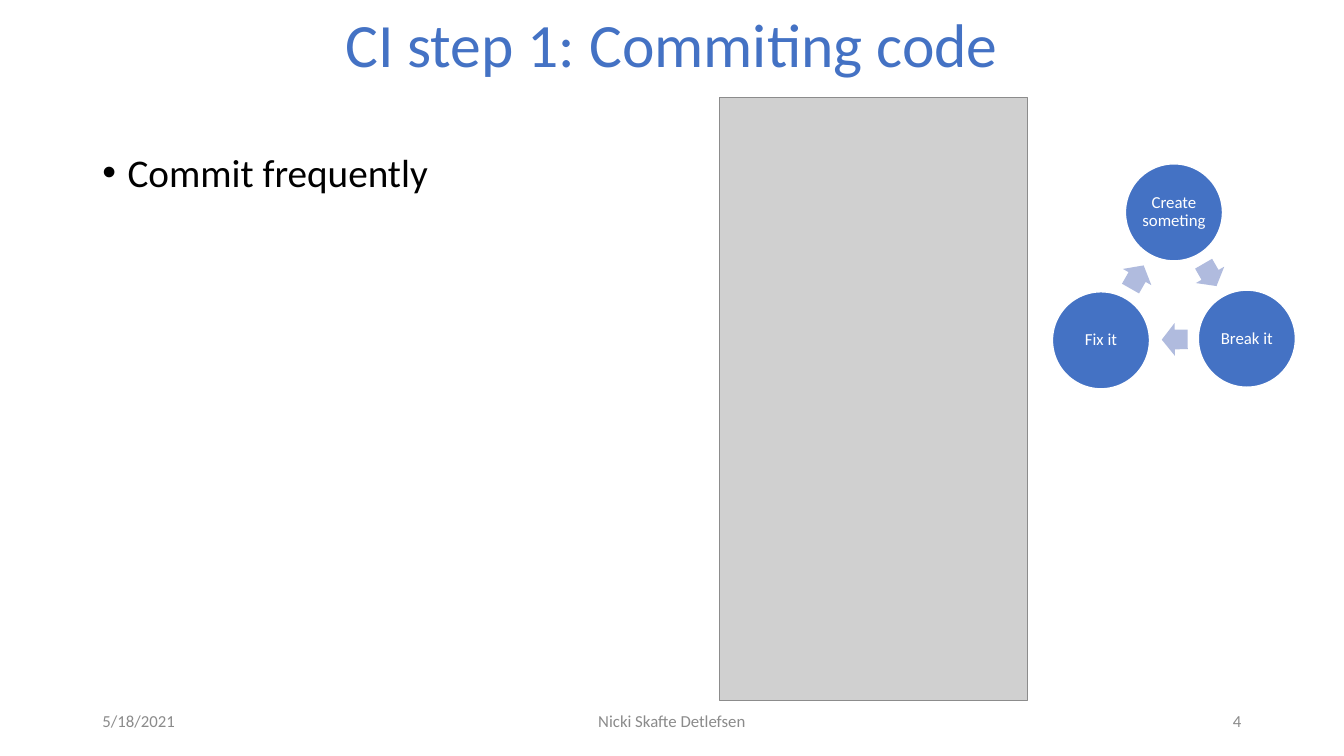
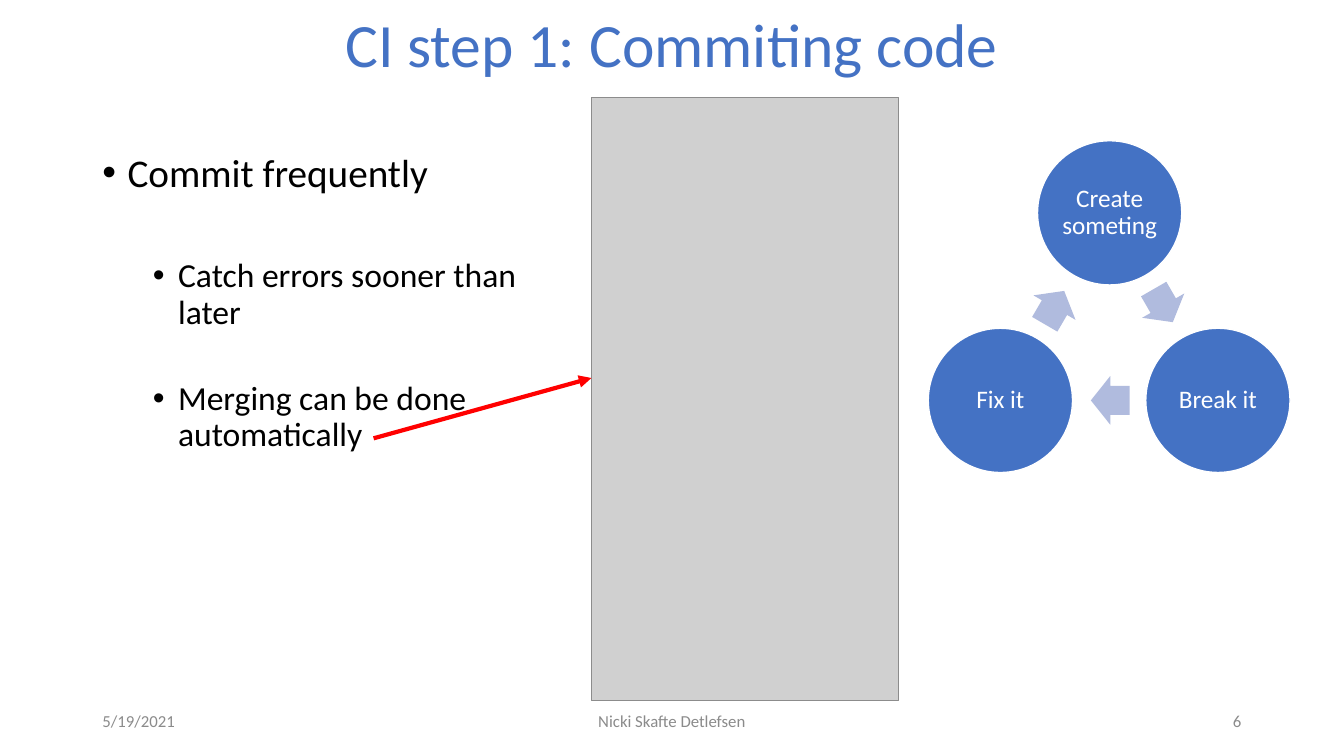
Before and after one commit to DeepEasterbunny/dtu_mlops, a slide deck: slide 6 of 04_continues_integration/ci.pptx (slide 4 before the commit). Drawn at 1344x756 pixels with LibreOffice and Linux fonts; fonts in the diff are those of the drawing; grey boxes stand for pictures; background and template pictures are left out. Boxes give left, top, right and bottom in pixels: in the first picture for what was removed or moved away, otherwise in the second. Text is boxed around its words. In the diff, an @@ line names an element or a change of style, - is before the commit and + after.

```diff
--- a/04_continues_integration/ci.pptx
+++ b/04_continues_integration/ci.pptx
@@ picture: place and size @@
-picture at <box>720,97,1027,701</box>
+picture at <box>592,97,899,701</box>
@@ ellipse: place and size @@
-ellipse at <box>1126,164,1223,261</box>
+ellipse at <box>1037,141,1182,285</box>
@@ text "Create someting": place and size @@
-text "Create someting" at <box>1142,197,1205,229</box>
+text "Create someting" at <box>1062,190,1157,239</box>
@@ text at <box>178,263,516,452</box>: paragraphs added @@
+  • Catch errors sooner than later
+  • Merging can be done automatically
@@ right arrow at <box>1024,279,1085,336</box>: rotation 60 to 300 degrees @@
@@ right arrow at <box>1133,277,1194,334</box>: rotation 299 to 60 degrees @@
@@ ellipse: place and size @@
-ellipse at <box>1053,291,1149,388</box>
+ellipse at <box>929,329,1073,473</box>
@@ ellipse: place and size @@
-ellipse at <box>1199,290,1296,387</box>
+ellipse at <box>1146,329,1291,473</box>
@@ size 12 to 18 pt; more space between paragraphs in 3 elements at <box>1062,190,1157,239</box>, <box>1179,390,1257,408</box>, <box>976,390,1024,408</box> @@
@@ text "Fix it": place and size @@
-text "Fix it" at <box>1085,333,1117,345</box>
+text "Fix it" at <box>976,390,1024,408</box>
@@ text "Break it": place and size @@
-text "Break it" at <box>1221,332,1272,344</box>
+text "Break it" at <box>1179,390,1257,408</box>
@@ arrow added from (374, 439) to (592, 378), #FF0000 3 pt @@
@@ right arrow: place and size @@
-right arrow at <box>1162,324,1189,356</box>
+right arrow at <box>1091,376,1130,424</box>
@@ text at <box>102,715,174,728</box>: text changed @@
-5/18/2021
+5/19/2021
@@ page number at <box>1233,716,1241,727</box>: text changed @@
-4
+6
```
Also in this commit, not shown: 18 other slides changed, 3 slides added, 9 other files.
